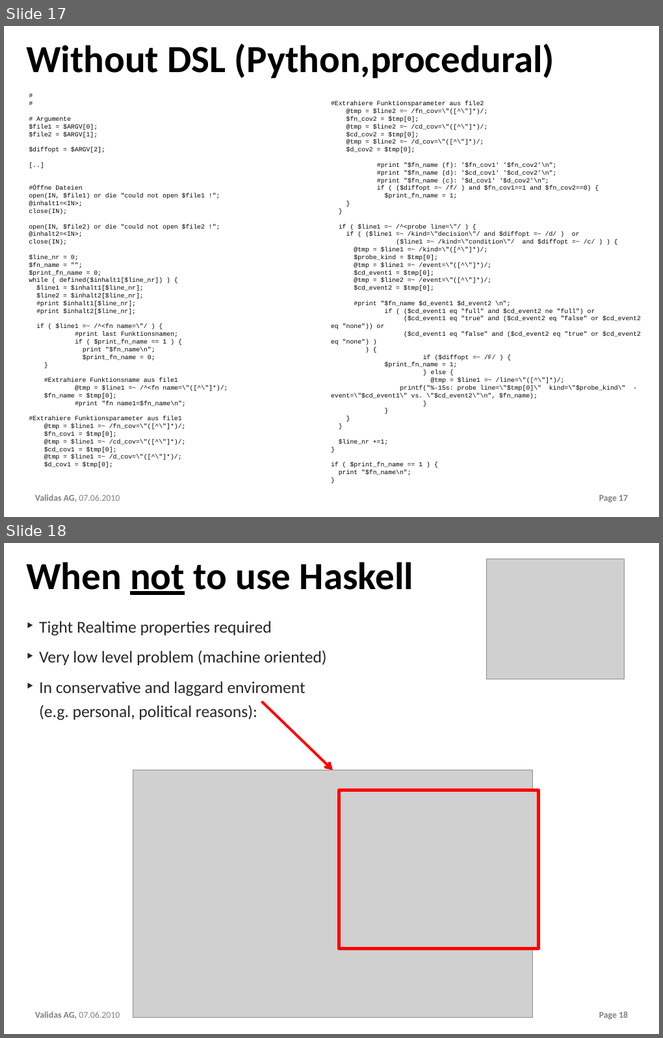
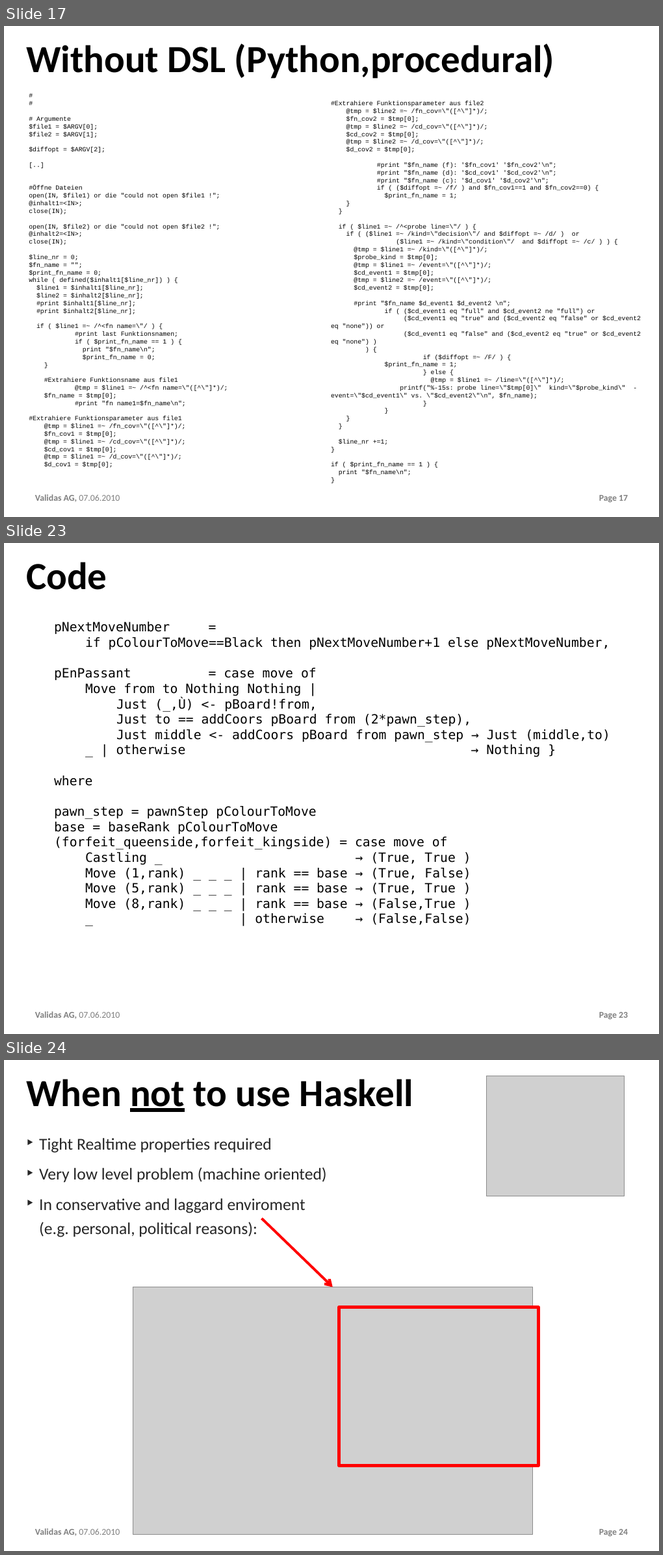
Before and after one commit to theoremprover/chess, a slide deck: ppt/Chess200.pptx. Shown one above the other, each under a label of ours: slides 17 and 18 before the commit, slides 17, 23 and 24 after it; the slides between them are not shown. The pictures are 663x1038 and 663x1555 pixels, drawn with LibreOffice and Linux fonts; fonts in the diff are those of the drawing; grey boxes stand for pictures; background and template pictures are left out. Boxes give left, top, right and bottom in pixels: in the first picture for what was removed or moved away, otherwise in the second. Text is boxed around its words. In the diff, an @@ line names an element or a change of style, - is before the commit and + after.

```diff
--- a/ppt/Chess200.pptx
+++ b/ppt/Chess200.pptx
@@ slide 23 added at (4, 543, 659, 1034), background #FFFFFF; not listed: 2 template elements that a slide beside it also shows @@
@@ title added at (26, 562, 107, 590), 60 pt, text #000000, bold @@
+Code
@@ text added at (54, 622, 610, 925), 20 pt, text #000000 @@
+pNextMoveNumber =
+if pColourToMove==Black then pNextMoveNumber+1 else pNextMoveNumber,
+pEnPassant = case move of
+Move from to Nothing Nothing |
+Just (_,Ù) <- pBoard!from,
+Just to == addCoors pBoard from (2*pawn_step),
+Just middle <- addCoors pBoard from pawn_step → Just (middle,to)
+_ | otherwise → Nothing }
+where
+pawn_step = pawnStep pColourToMove
+base = baseRank pColourToMove
+(forfeit_queenside,forfeit_kingside) = case move of
+Castling _ → (True, True )
+Move (1,rank) _ _ _ | rank == base → (True, False)
+Move (5,rank) _ _ _ | rank == base → (True, True )
+Move (8,rank) _ _ _ | rank == base → (False,True )
+_ | otherwise → (False,False)
@@ what was slide 18 is now slide 24 @@
@@ page number at (599, 1529, 628, 1536): text changed @@
-Page 18
+Page 24
```
Also in this commit, not shown: 1 slide changed, 5 other slides added.
